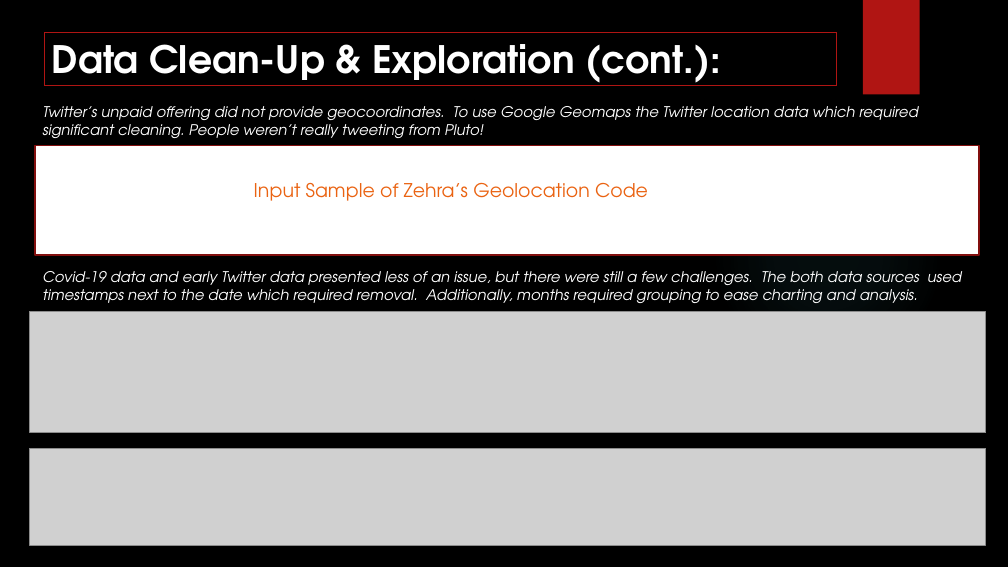
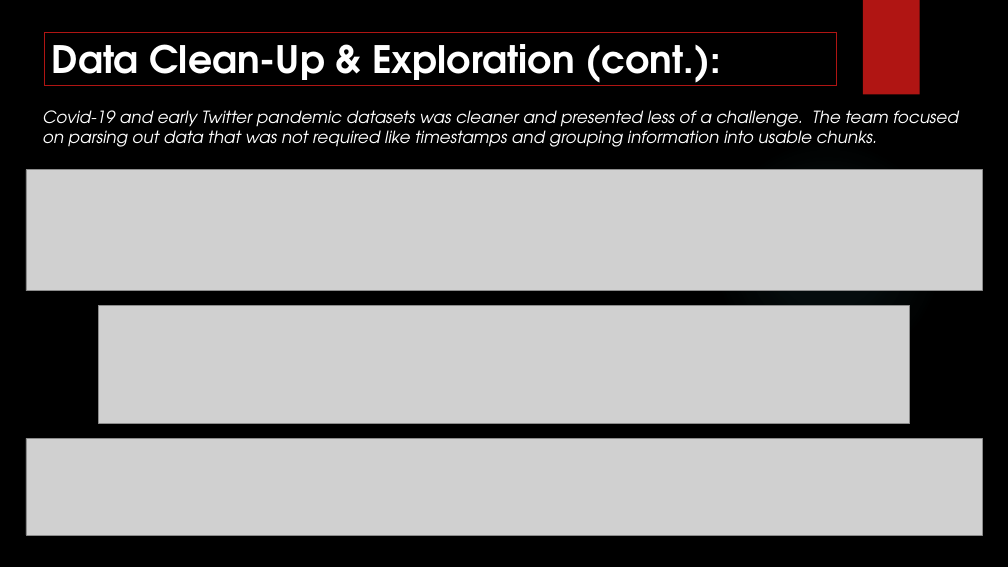
Before and after one commit to znurtokatli/COVID19TweetsDataAnalyzer, a slide deck: slide 5 of Cleaning/Data Analytics ProjectPres_LP_review.pptx. Drawn at 1008x567 pixels with LibreOffice and Linux fonts; fonts in the diff are those of the drawing; grey boxes stand for pictures; background and template pictures are left out. Boxes give left, top, right and bottom in pixels: in the first picture for what was removed or moved away, otherwise in the second. Text is boxed around its words. In the diff, an @@ line names an element or a change of style, - is before the commit and + after.

```diff
--- a/Cleaning/Data Analytics ProjectPres_LP_review.pptx
+++ b/Cleaning/Data Analytics ProjectPres_LP_review.pptx
@@ title at (43,110,959,147): text changed; size 14 to 16 pt @@
-Covid-19 data and early Twitter data presented less of an issue, but there were still a few challenges. The both data sources used timestamps next to the date which required removal. Additionally, months required grouping to ease charting and analysis.
+Covid-19 and early Twitter pandemic datasets was cleaner and presented less of a challenge. The team focused on parsing out data that was not required like timestamps and grouping information into usable chunks.
@@ text removed at (43,106,918,138) @@
-Twitter’s unpaid offering did not provide geocoordinates. To use Google Geomaps the Twitter location data which required significant cleaning. People weren’t really tweeting from Pluto!
@@ rectangle removed at (35,145,979,255) @@
@@ picture: place and size @@
-picture at (29,312,986,433)
+picture at (26,169,982,290)
@@ text removed at (254,182,648,201) @@
-Input Sample of Zehra’s Geolocation Code
@@ picture added at (98,306,910,424) @@
@@ picture: place and size @@
-picture at (29,448,986,545)
+picture at (26,439,982,535)
```
Also in this commit, not shown: 8 other slides changed, 2 slides added, 4 slides removed.
